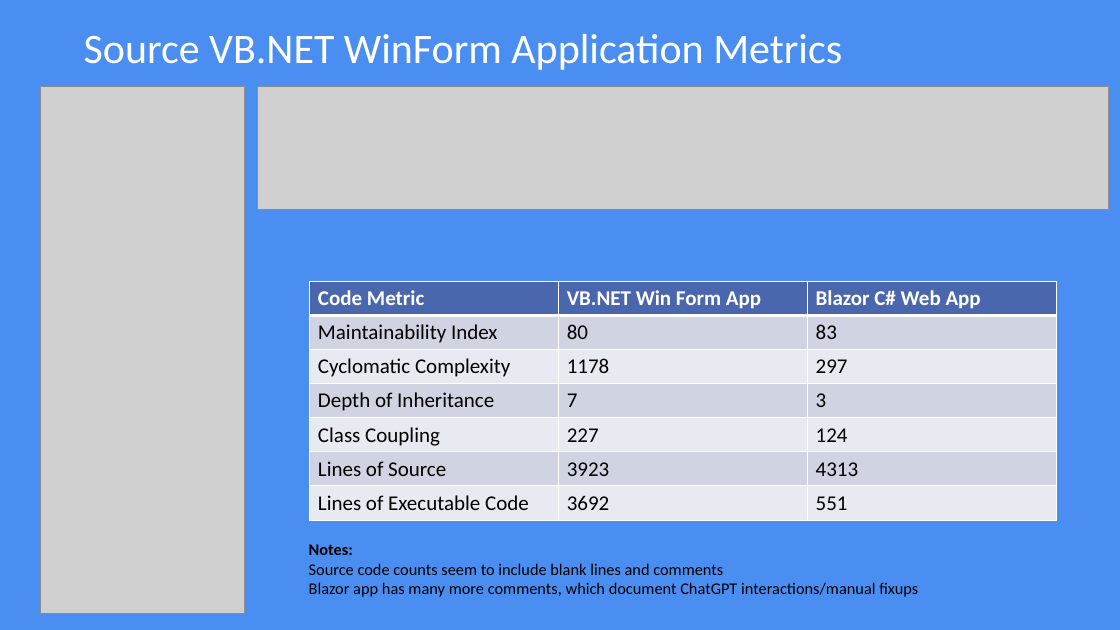
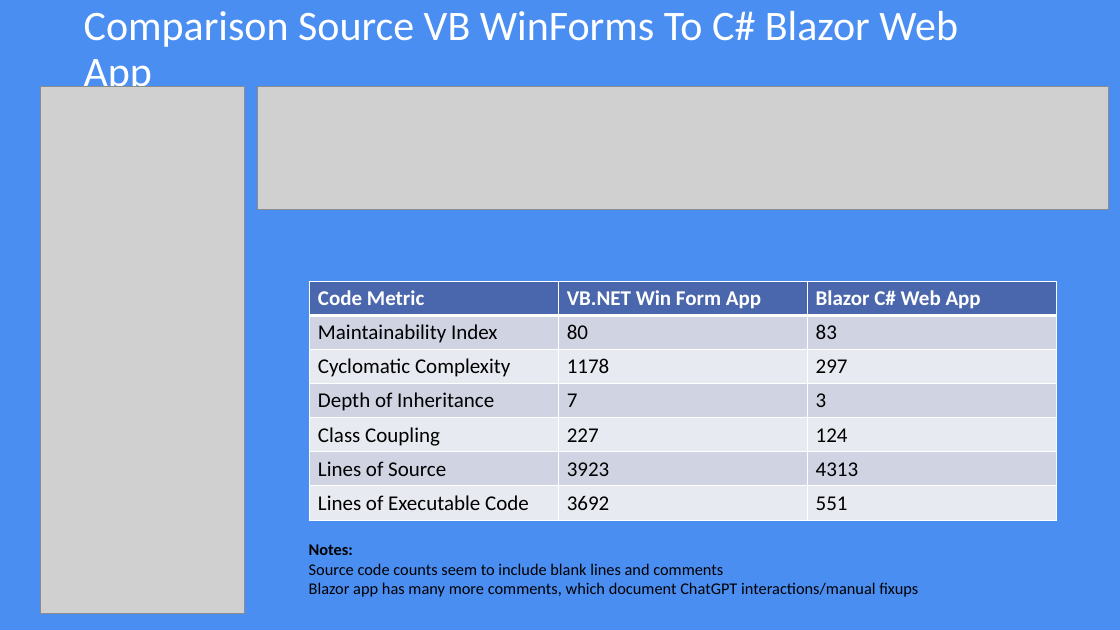
Before and after one commit to ddskier/TradeBlazorApp, a slide deck: slide 15 of wwwroot/GAPMoblize_Project_Final_3_1_2024.pptx. Drawn at 1120x630 pixels with LibreOffice and Linux fonts; fonts in the diff are those of the drawing; grey boxes stand for pictures. Boxes give left, top, right and bottom in pixels: in the first picture for what was removed or moved away, otherwise in the second. Text is boxed around its words. In the diff, an @@ line names an element or a change of style, - is before the commit and + after.

Commit message:
Docs Minor update

```diff
--- a/wwwroot/GAPMoblize_Project_Final_3_1_2024.pptx
+++ b/wwwroot/GAPMoblize_Project_Final_3_1_2024.pptx
@@ title at (x1=84, y1=11, x2=958, y2=96): text changed @@
-Source VB.NET WinForm Application Metrics
+Comparison Source VB WinForms To C# Blazor Web App
```
